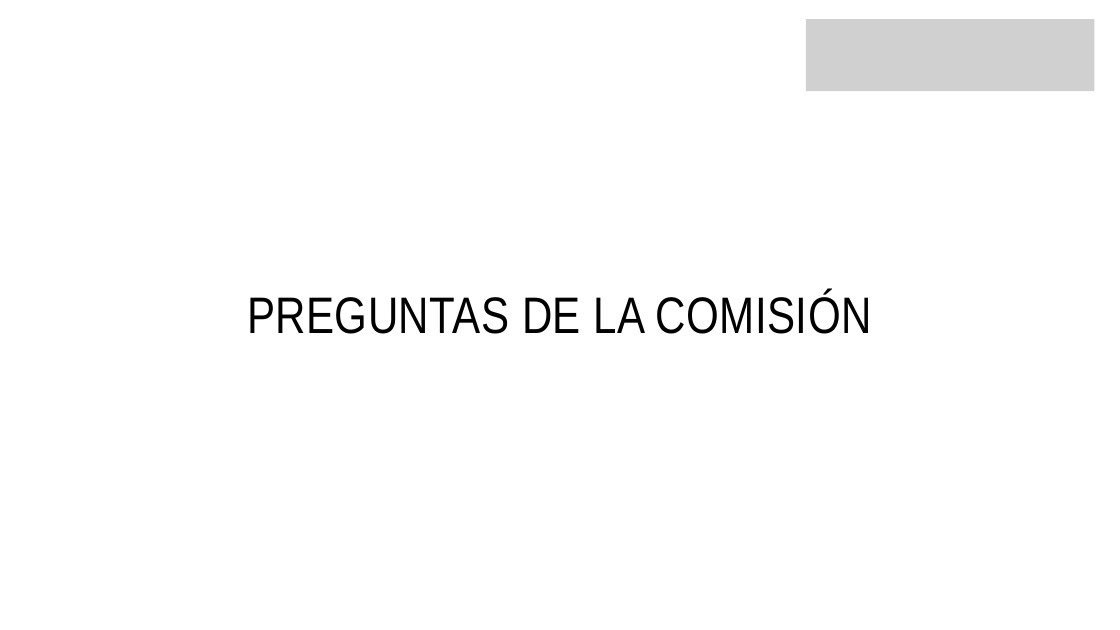
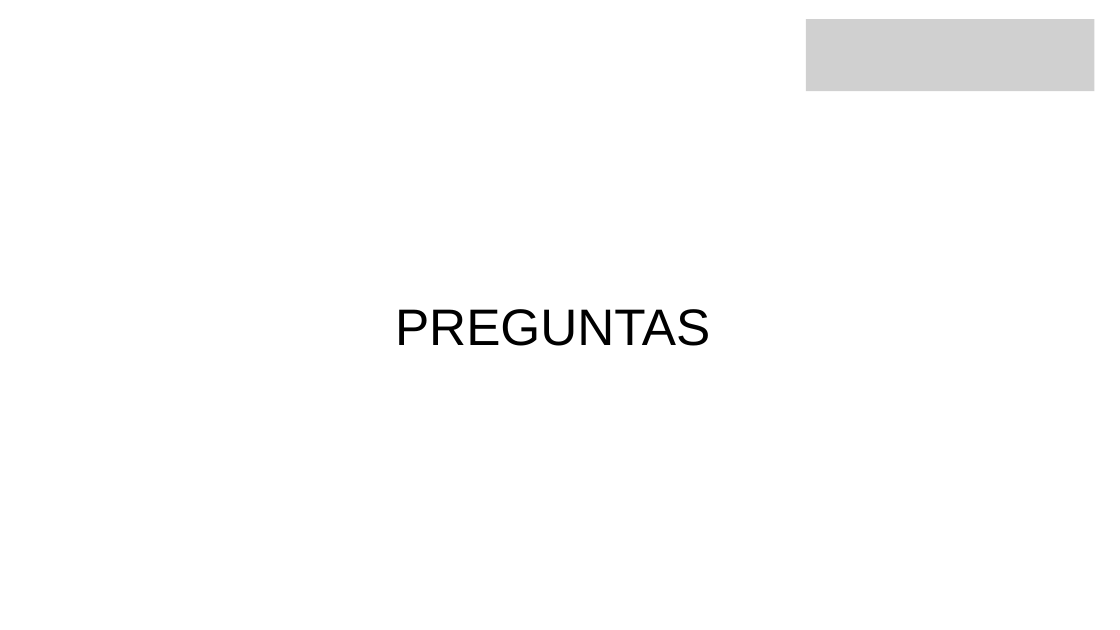
Before and after one commit to NovemiP/CP_PTY4614_4_EQP_4, a slide deck: slide 14 of Fase 2/Evidencias Proyecto/Presentacion Proyecto.pptx. Drawn at 1120x630 pixels with LibreOffice and Linux fonts; fonts in the diff are those of the drawing; grey boxes stand for pictures; background and template pictures are left out. Boxes give left, top, right and bottom in pixels: in the first picture for what was removed or moved away, otherwise in the second. Text is boxed around its words. In the diff, an @@ line names an element or a change of style, - is before the commit and + after.

```diff
--- a/Fase 2/Evidencias Proyecto/Presentacion Proyecto.pptx
+++ b/Fase 2/Evidencias Proyecto/Presentacion Proyecto.pptx
@@ text at (x1=395, y1=309, x2=710, y2=346): text changed; font Arial Narrow to Arial @@
-PREGUNTAS DE LA COMISIÓN
+PREGUNTAS
```
Also in this commit, not shown: 12 other slides changed, 1 slide added, 1 slide removed.
